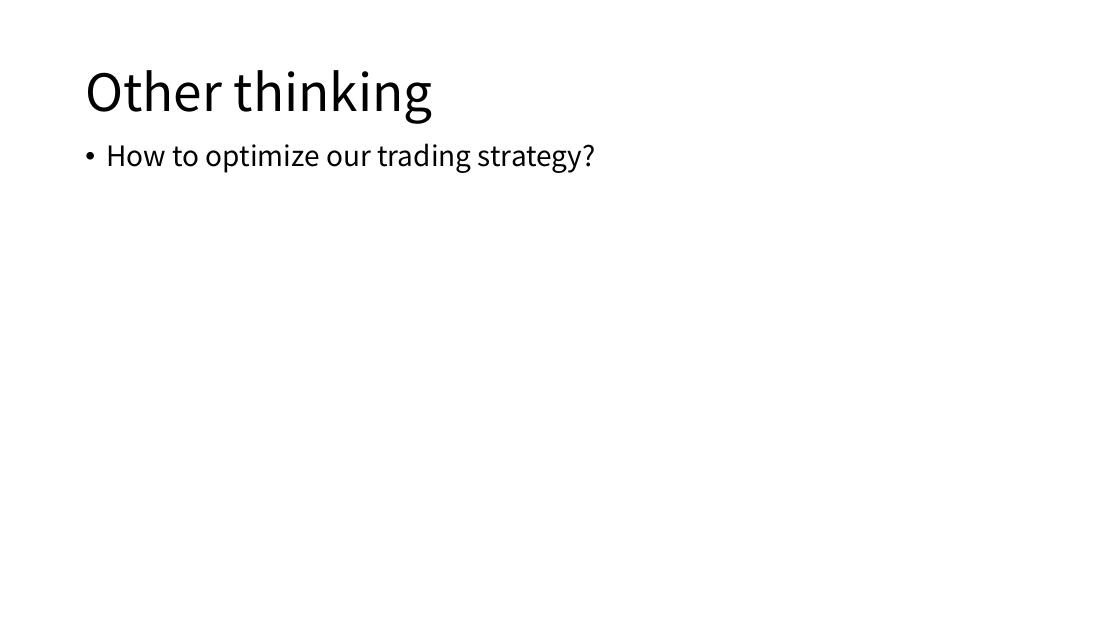
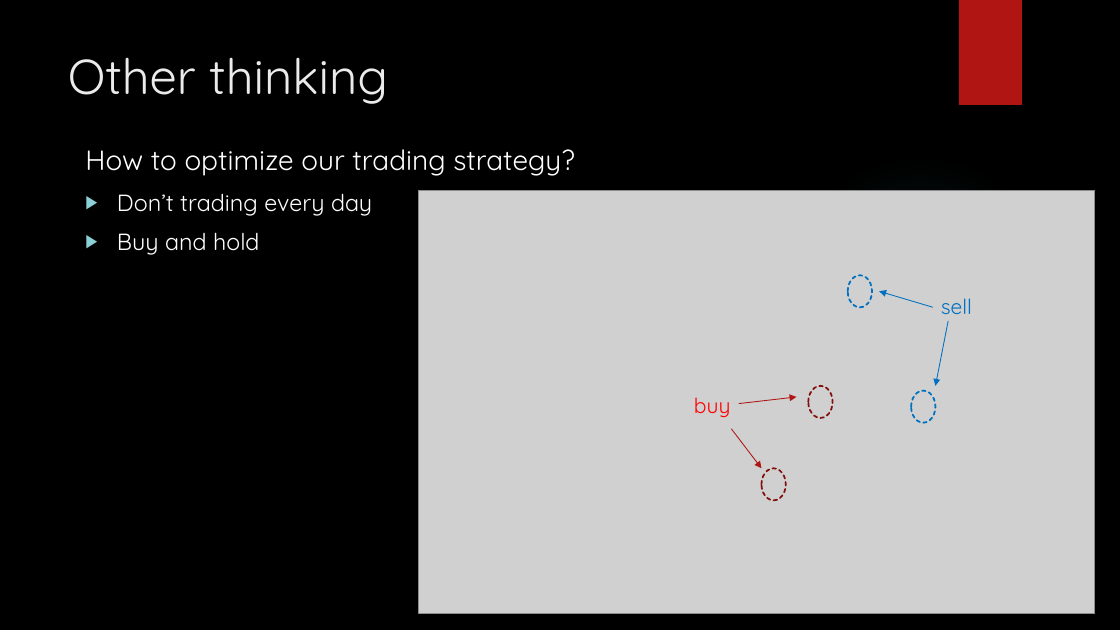
Before and after one commit to chenzhiyunacg/2016.M3.TQF-ML.hmmPrediction, a slide deck: slide 6 of Final presentation.pptx (slide 5 before the commit). Drawn at 1120x630 pixels with LibreOffice and Linux fonts; fonts in the diff are those of the drawing; grey boxes stand for pictures; background and template pictures are left out. Boxes give left, top, right and bottom in pixels: in the first picture for what was removed or moved away, otherwise in the second. Text is boxed around its words. In the diff, an @@ line names an element or a change of style, - is before the commit and + after.

```diff
--- a/Final presentation.pptx
+++ b/Final presentation.pptx
@@ background #FFFFFF to picture (left out) @@
@@ rectangle added at <box>959,0,1022,105</box>, fill #B01513 @@
@@ title "Other thinking": place and size @@
-title "Other thinking" at <box>85,70,433,124</box>
+title "Other thinking" at <box>68,58,388,104</box>
@@ title "Other thinking" at <box>68,58,388,104</box>: size 44 to 42 pt, font Noto Sans CJK SC to Quicksand, text colour #000000 to #EBEBEB; line spacing 0.9 to 1; vertical alignment middle to top @@
@@ text at <box>85,149,575,176</box>: font Noto Sans CJK SC to Quicksand, text colour #000000 to #FFFFFF in "How to optimize our trading strategy?"; bullet • to none; line spacing 0.9 to 1 @@
@@ ellipse added at <box>791,154,1049,413</box>, fill gradient #50B9C1 @@
@@ text at <box>117,193,372,255</box>: paragraphs added @@
+▶ Don’t trading every day
+▶ Buy and hold
@@ group added at <box>418,190,1096,613</box>: 2 ellipses, 2 arrows, 2 texts, 1 picture @@
+buy
+sell
@@ arrow added from (949, 321) to (936, 386), #0070C0 0.75 pt @@
@@ ellipse added at <box>808,386,833,418</box>, outline #82100E 1.5 pt dashed @@
@@ arrow added from (739, 403) to (797, 397), #B01513 0.75 pt @@
@@ ellipse added at <box>912,391,936,423</box>, outline #0070C0 1.5 pt dashed @@
```
Also in this commit, not shown: 4 other slides changed, 3 slides added, 3 other files.
